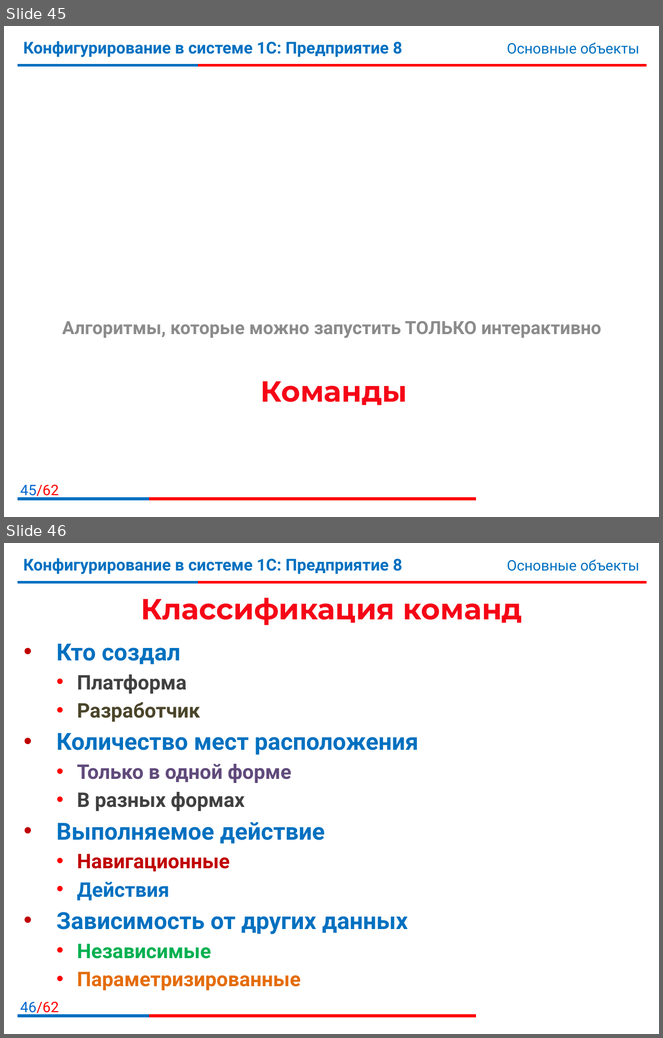
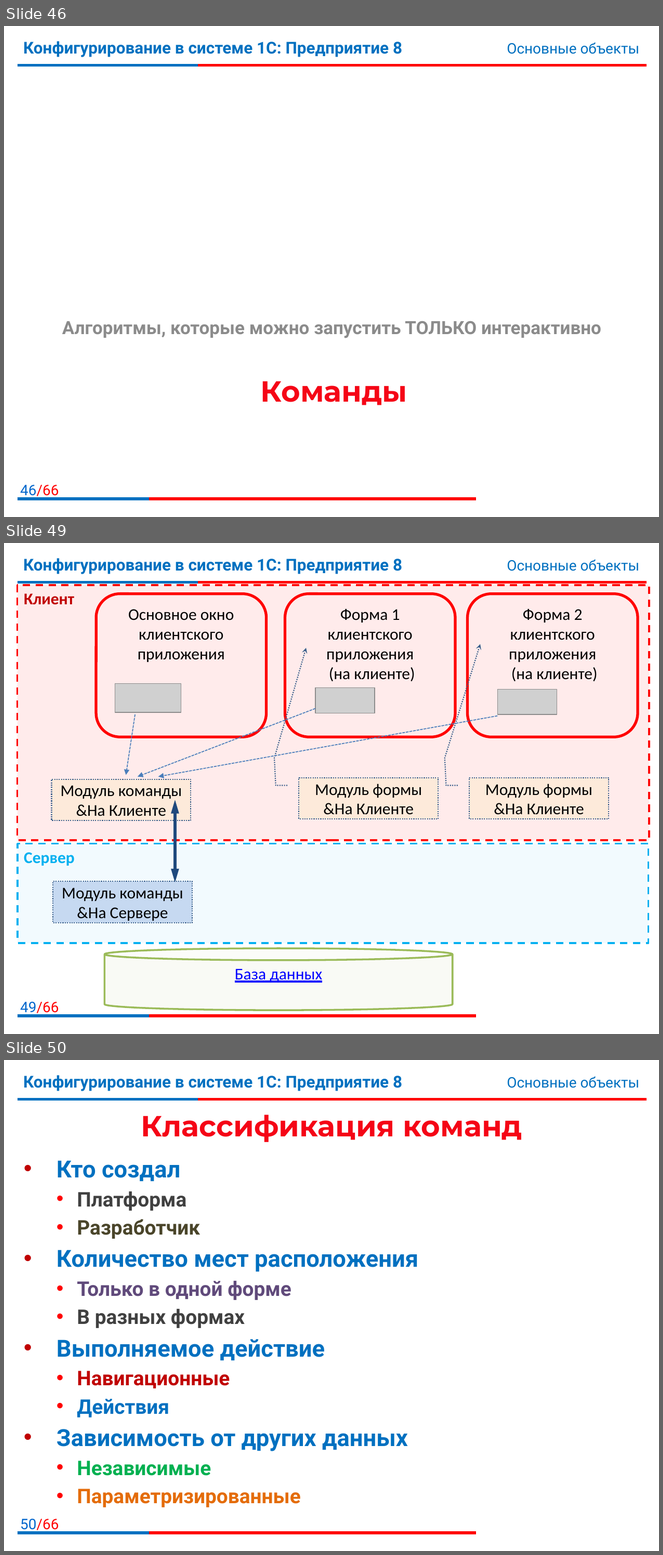
Before and after one commit to bestteacher-1c/documents_compl_kurs, a slide deck: Занятие_05/Иллюстрации5.pptx. Shown one above the other, each under a label of ours: slides 45 and 46 before the commit, slides 46, 49 and 50 after it; the slides between them are not shown. The pictures are 663x1038 and 663x1555 pixels, drawn with LibreOffice and Linux fonts; fonts in the diff are those of the drawing; grey boxes stand for pictures; background and template pictures are left out. Boxes give left, top, right and bottom in pixels: in the first picture for what was removed or moved away, otherwise in the second. Text is boxed around its words. In the diff, an @@ line names an element or a change of style, - is before the commit and + after.

```diff
--- a/Занятие_05/Иллюстрации5.pptx
+++ b/Занятие_05/Иллюстрации5.pptx
@@ slide 49 added at [4,543,659,1034], background #FFFFFF; not listed: 7 template elements that a slide beside it also shows @@
@@ rectangle added at [17,585,649,840], fill #FF0000 at 8% opacity, outline #FF0000 2 pt dashed, 18 pt, text #C00000, bold @@
+Клиент
@@ rounded rectangle added at [97,594,267,737], outline #FF0000 3 pt, 18 pt, text #000000 @@
+Основное окно клиентского приложения
@@ rounded rectangle added at [285,594,455,737], outline #FF0000 3 pt, 18 pt, text #000000 @@
+Форма 1 клиентского приложения
+(на клиенте)
@@ rounded rectangle added at [468,594,638,737], outline #FF0000 3 pt, 18 pt, text #000000 @@
+Форма 2 клиентского приложения
+(на клиенте)
@@ picture added at [115,684,181,713] @@
@@ picture added at [315,688,375,714] @@
@@ picture added at [497,689,557,715] @@
@@ arrow added from (315, 709) to (138, 777), #4B7EBC 1 pt dashed @@
@@ arrow added from (135, 715) to (126, 775), #4B7EBC 1 pt dashed @@
@@ arrow added from (497, 716) to (158, 777), #4B7EBC 1 pt dashed @@
@@ rectangle added at [52,780,191,821], fill #FDEADA, outline #3A5F8C 1.25 pt dashed, 18 pt, text #000000 @@
+Модуль команды
+&На Клиенте
@@ border callout added at [299,778,438,820], fill #FDEADA, outline #3A5F8C 1.25 pt dashed, 18 pt, text #000000 @@
+Модуль формы
+&На Клиенте
@@ border callout added at [469,778,609,820], fill #FDEADA, outline #3A5F8C 1.25 pt dashed, 18 pt, text #000000 @@
+Модуль формы
+&На Клиенте
@@ double arrow added from (175, 800) to (175, 883), #1F497D 3 pt @@
@@ rectangle added at [17,844,649,943], fill #00B0F0 at 5% opacity, outline #00B0F0 2 pt dashed, 18 pt, text #00B0F0, bold @@
+Сервер
@@ rectangle added at [53,882,193,923], fill #C6D9F1, outline #3A5F8C 1.25 pt dashed, 18 pt, text #000000 @@
+Модуль команды
+&На Сервере
@@ cylinder added at [105,949,453,1010], fill #D7E4BD at 15% opacity, outline #9BBB59 2 pt, 18 pt, text #0000FF, underline @@
+База данных
@@ what was slide 45 is now slide 46 @@
@@ page number at [20,485,59,499]: text changed @@
-45/62
+46/66
@@ what was slide 46 is now slide 50 @@
@@ page number at [20,1519,59,1533]: text changed @@
-46/62
+50/66
```
Also in this commit, not shown: 22 slides changed, 3 other slides added, 3 other files.
